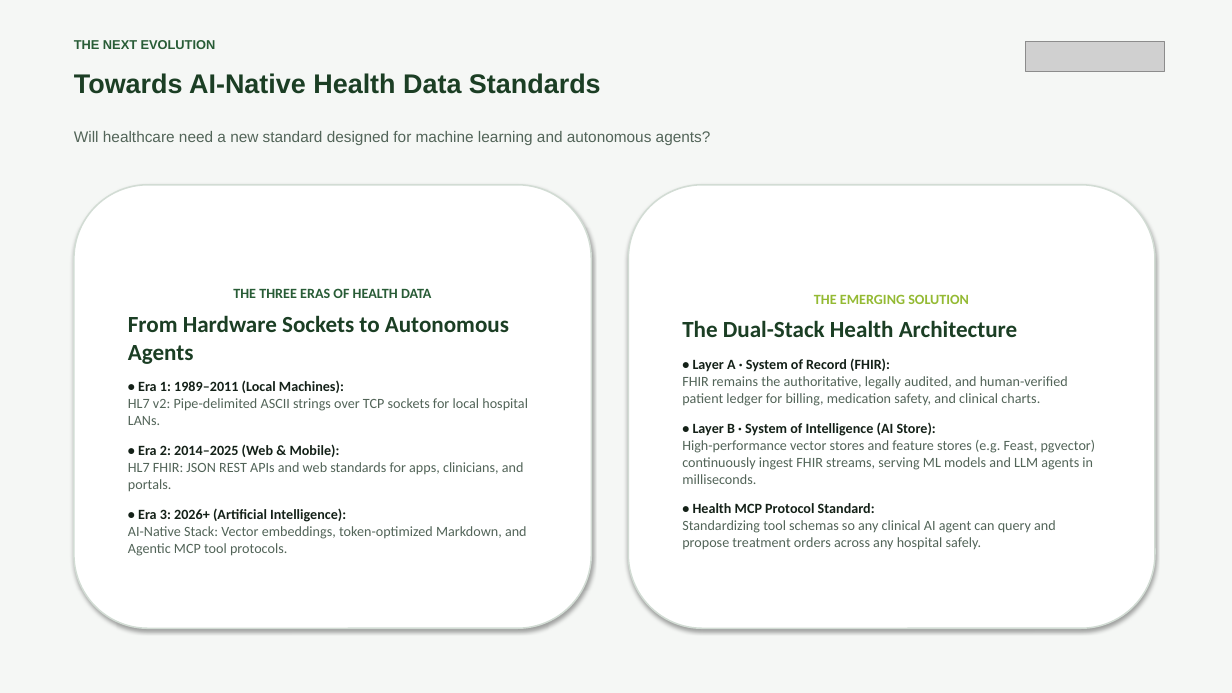
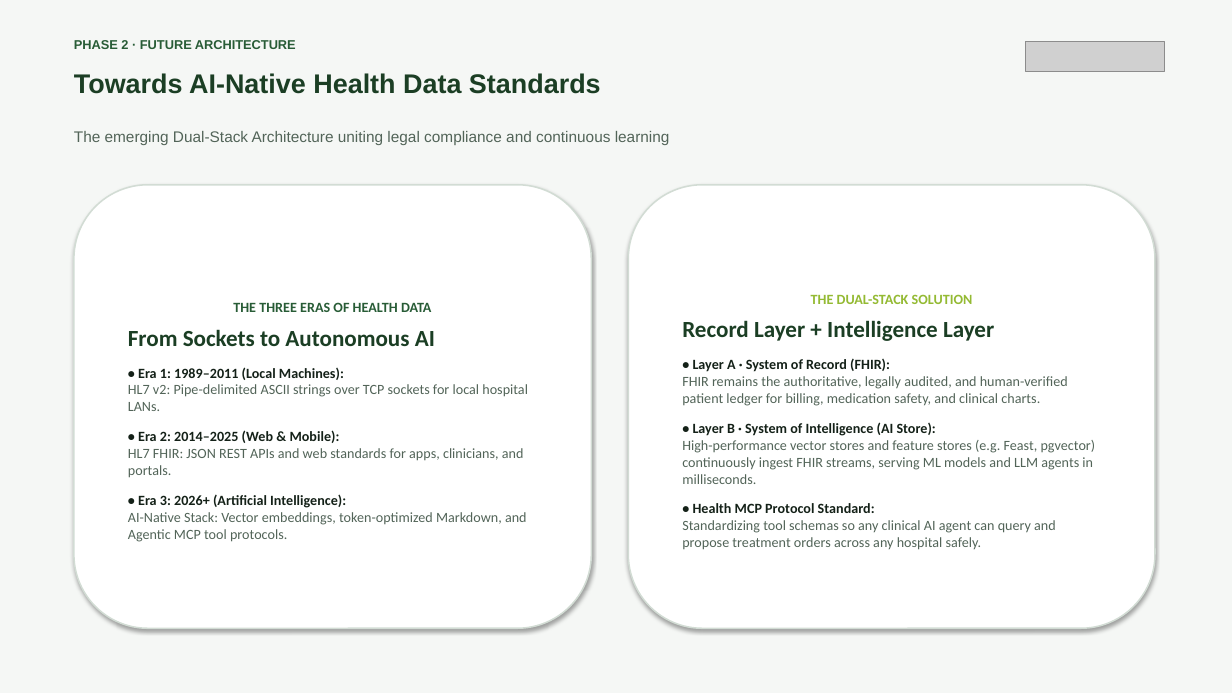
Before and after one commit to AIT-brainlab/fhir-ml-workshop, a slide deck: slide 24 of slides-morning/orientation-and-health-ai-foundations.pptx (slide 26 before the commit). Drawn at 1232x693 pixels with LibreOffice and Linux fonts; fonts in the diff are those of the drawing; grey boxes stand for pictures. Boxes give left, top, right and bottom in pixels: in the first picture for what was removed or moved away, otherwise in the second. Text is boxed around its words. In the diff, an @@ line names an element or a change of style, - is before the commit and + after.

Commit message:
Restructure morning session into 2+1 Phase architecture (29 slides)

```diff
--- a/slides-morning/orientation-and-health-ai-foundations.pptx
+++ b/slides-morning/orientation-and-health-ai-foundations.pptx
@@ text at bbox=[74, 40, 296, 49]: text changed @@
-THE NEXT EVOLUTION
+PHASE 2 · FUTURE ARCHITECTURE
@@ text at bbox=[74, 131, 670, 145]: text changed @@
-Will healthcare need a new standard designed for machine learning and autonomous agents?
+The emerging Dual-Stack Architecture uniting legal compliance and continuous learning
@@ text in rounded rectangle at bbox=[682, 294, 994, 341]: text changed @@
-THE EMERGING SOLUTION
-The Dual-Stack Health Architecture
+THE DUAL-STACK SOLUTION
+Record Layer + Intelligence Layer
@@ text in rounded rectangle at bbox=[128, 329, 435, 346]: text changed @@
-From Hardware Sockets to Autonomous Agents
+From Sockets to Autonomous AI
```
Also in this commit, not shown: 11 other slides changed, 17 slides added, 15 slides removed, 3 other files.
